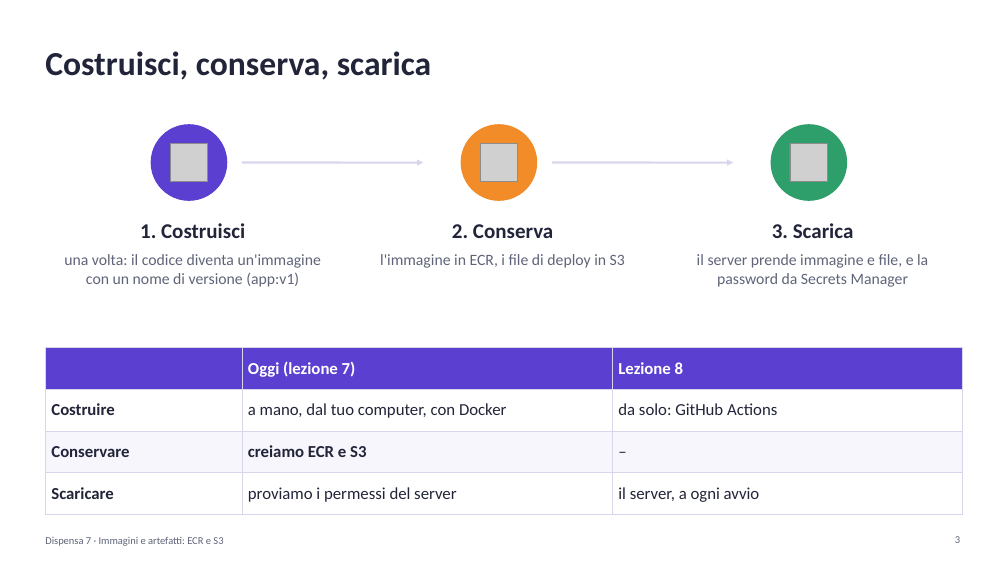
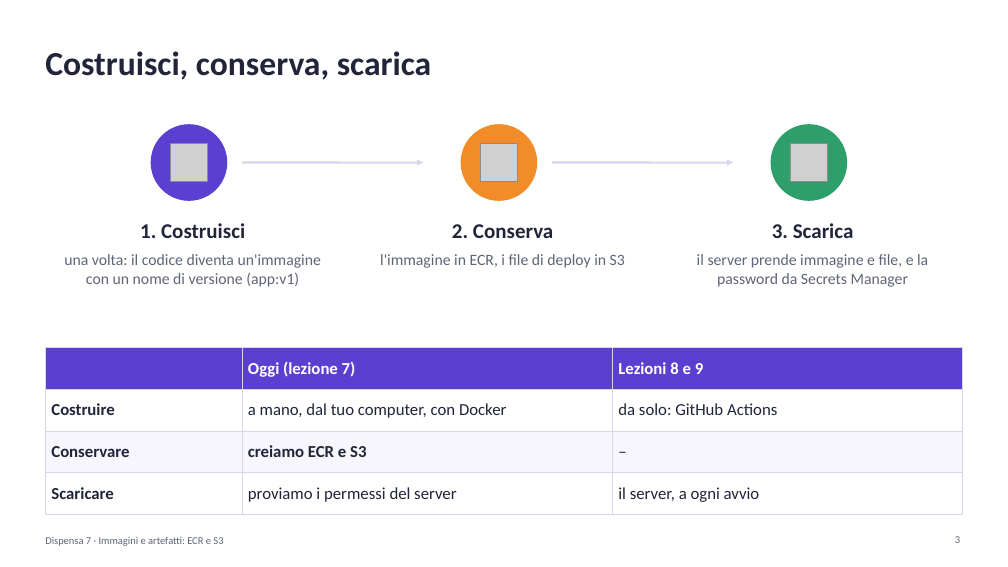
Before and after one commit to cereZ23/aws, a slide deck: slide 3 of slide/slide-7-ecr-s3.pptx. Drawn at 1008x567 pixels with LibreOffice and Linux fonts; fonts in the diff are those of the drawing; grey boxes stand for pictures. Boxes give left, top, right and bottom in pixels: in the first picture for what was removed or moved away, otherwise in the second. Text is boxed around its words. In the diff, an @@ line names an element or a change of style, - is before the commit and + after.

Commit message:
Review: README rifatto (prerequisiti per lezione, distruggere o lasciare acceso); slide divise e rinumerate (8 GitHub, 9 server, 10 allarmi, 11 EFS)

```diff
--- a/slide/slide-7-ecr-s3.pptx
+++ b/slide/slide-7-ecr-s3.pptx
@@ table at bbox=[45, 348, 963, 506] @@
-row 1, column 3: Lezione 8
+row 1, column 3: Lezioni 8 e 9
```
Also in this commit, not shown: 2 other slides changed, 9 other files.
